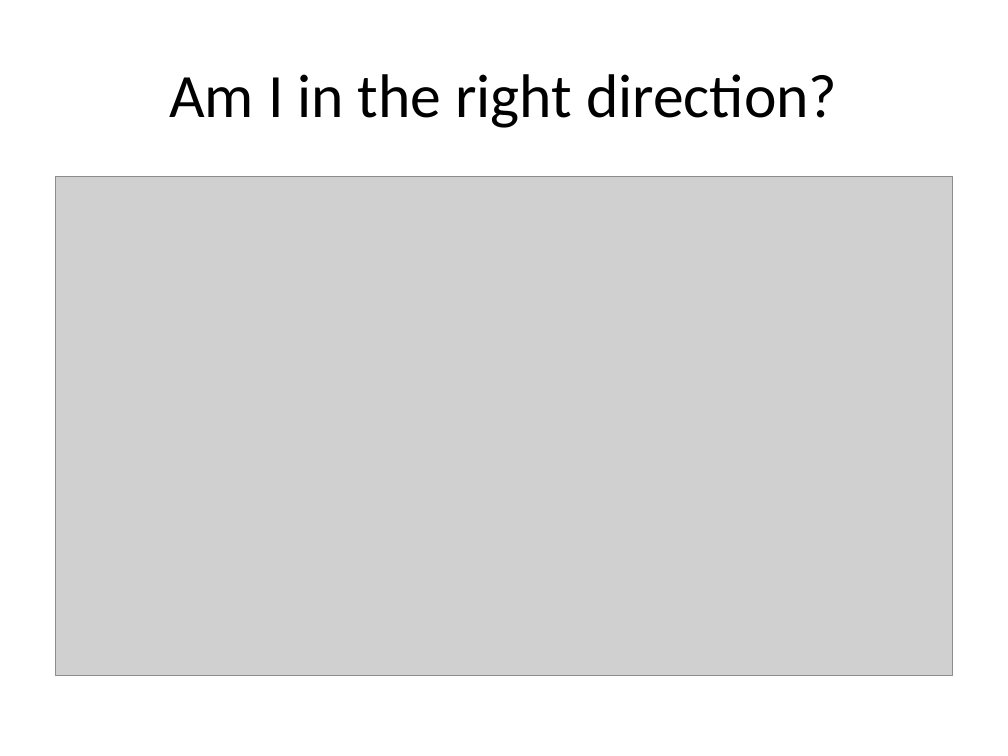
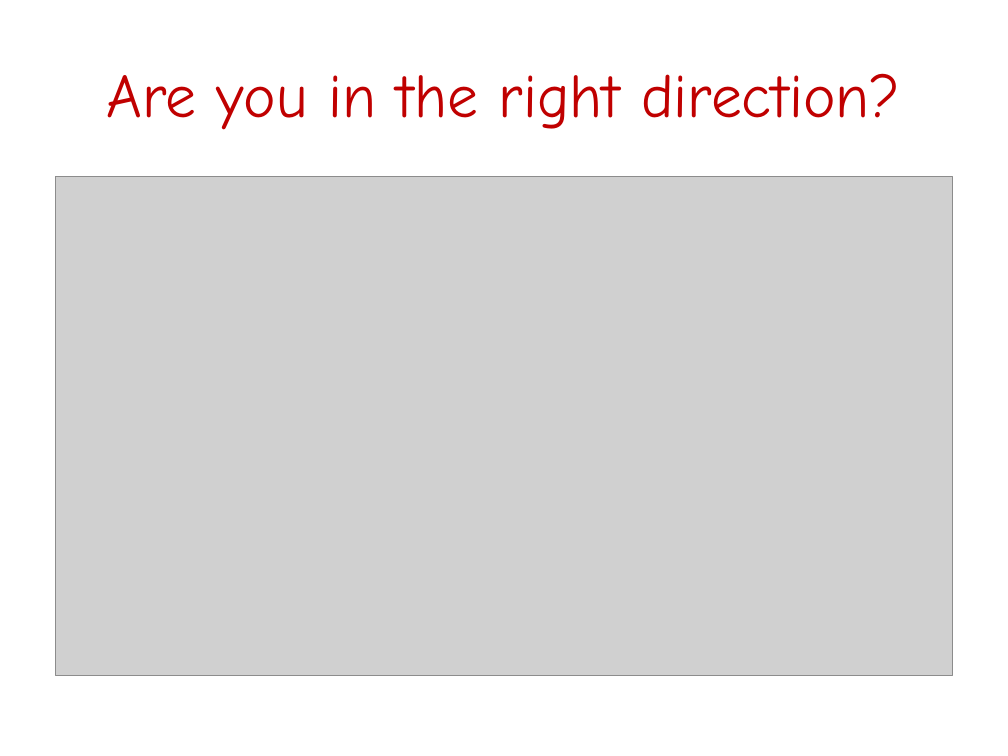
Before and after one commit to FeedMapping/Schema, a slide deck: slide 6 of slide/ppt/WhyMapping.pptx (slide 8 before the commit). Drawn at 1008x756 pixels with LibreOffice and Linux fonts; fonts in the diff are those of the drawing; grey boxes stand for pictures. Boxes give left, top, right and bottom in pixels: in the first picture for what was removed or moved away, otherwise in the second. Text is boxed around its words. In the diff, an @@ line names an element or a change of style, - is before the commit and + after.

```diff
--- a/slide/ppt/WhyMapping.pptx
+++ b/slide/ppt/WhyMapping.pptx
@@ title at [106, 73, 901, 130]: text changed; font Calibri to Comic Neue; text colour #000000 to #C00000 @@
-Am I in the right direction?
+Are you in the right direction?
```
Also in this commit, not shown: 10 other slides changed.
